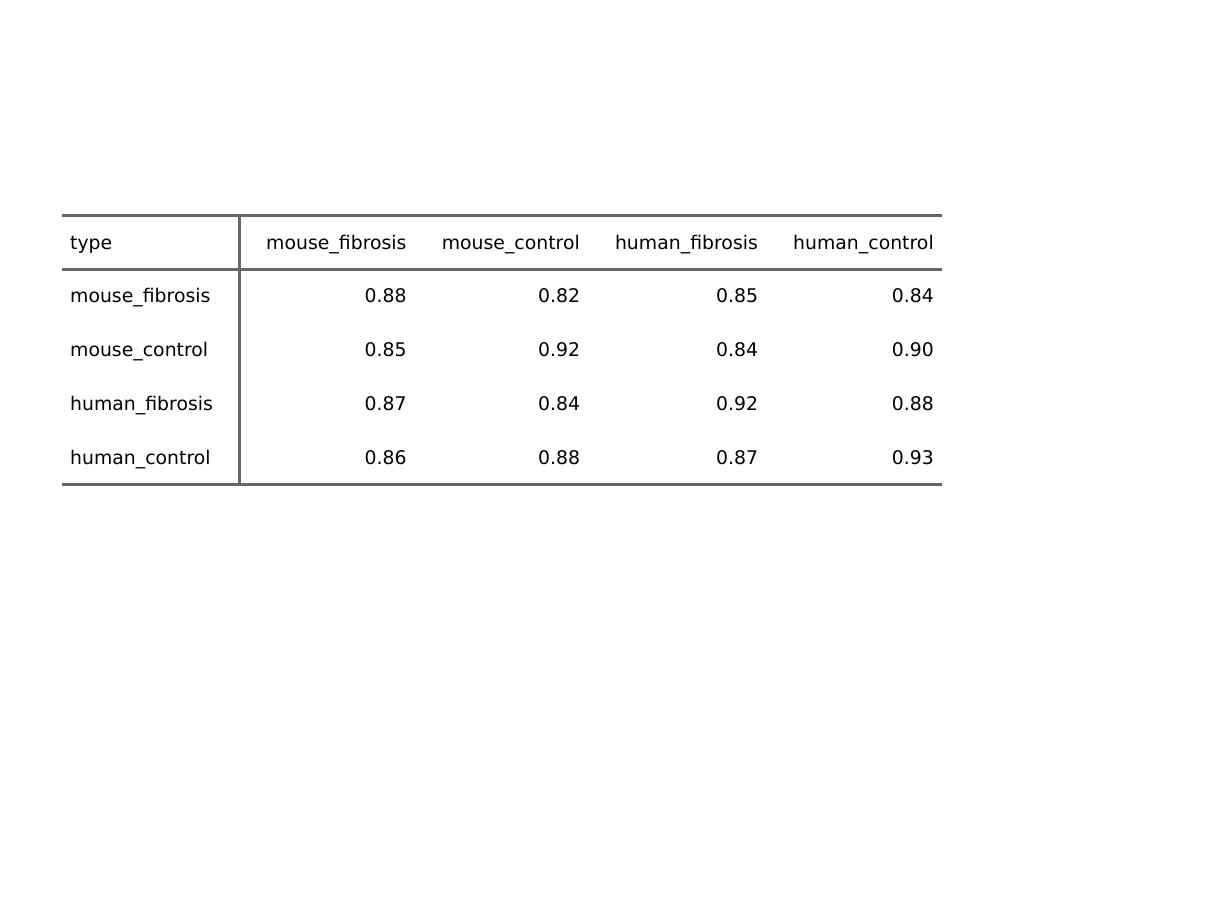
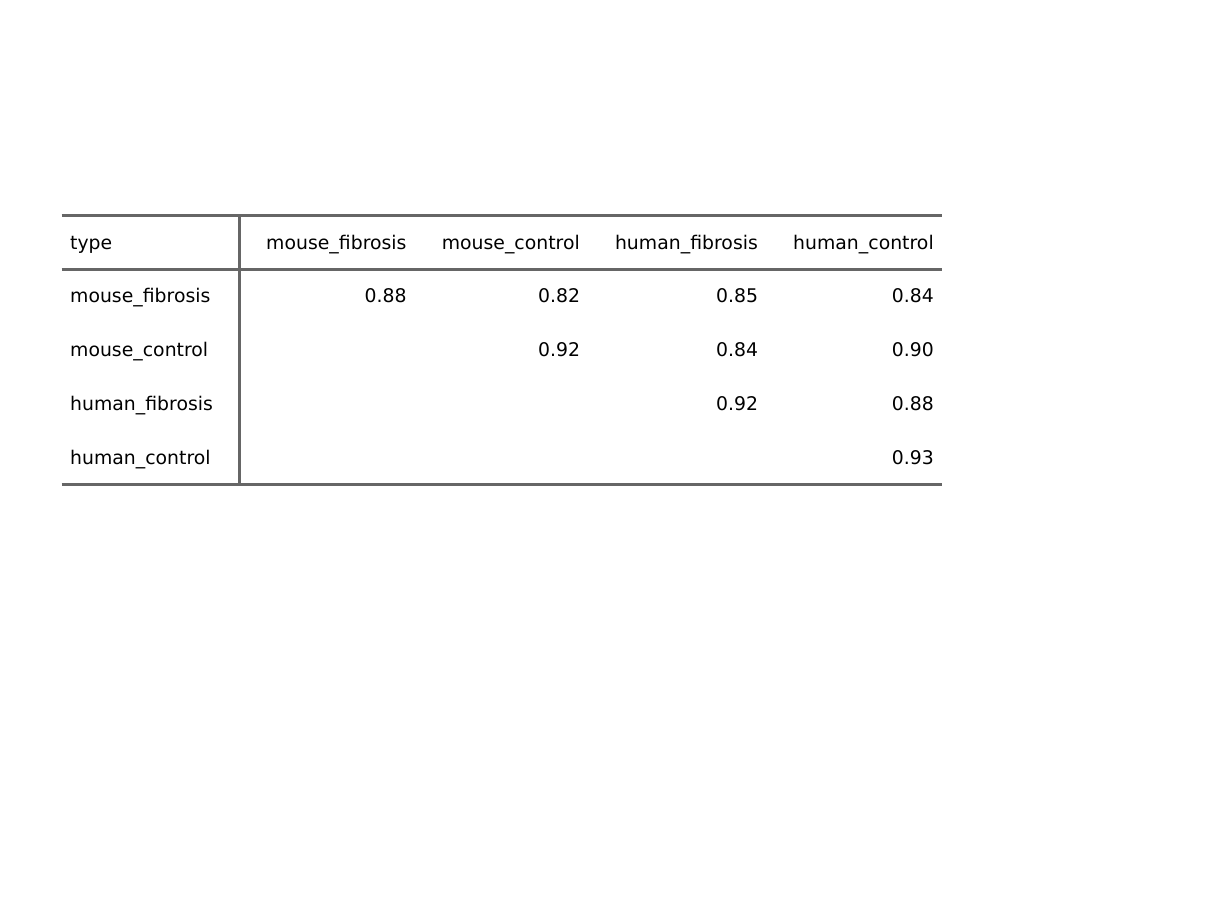
Before and after one commit to JustinCreeden/hinds_liver_fibrosis_kinome, a slide deck: slide 2 of data/outputs/figures/sample_sample_raw_correlation.pptx. Drawn at 1232x924 pixels with LibreOffice and Linux fonts; fonts in the diff are those of the drawing. Boxes give left, top, right and bottom in pixels: in the first picture for what was removed or moved away, otherwise in the second. Text is boxed around its words. In the diff, an @@ line names an element or a change of style, - is before the commit and + after.

```diff
--- a/data/outputs/figures/sample_sample_raw_correlation.pptx
+++ b/data/outputs/figures/sample_sample_raw_correlation.pptx
@@ table at [62, 216, 945, 825] @@
-row 3, column 2: 0.85
+row 3, column 2: 
-row 4, column 2: 0.87
+row 4, column 2: 
-row 4, column 3: 0.84
+row 4, column 3: 
-row 5: human_control | 0.86 | 0.88 | 0.87 | 0.93
+row 5: human_control |  |  |  | 0.93
```
Also in this commit, not shown: 2 other files.
